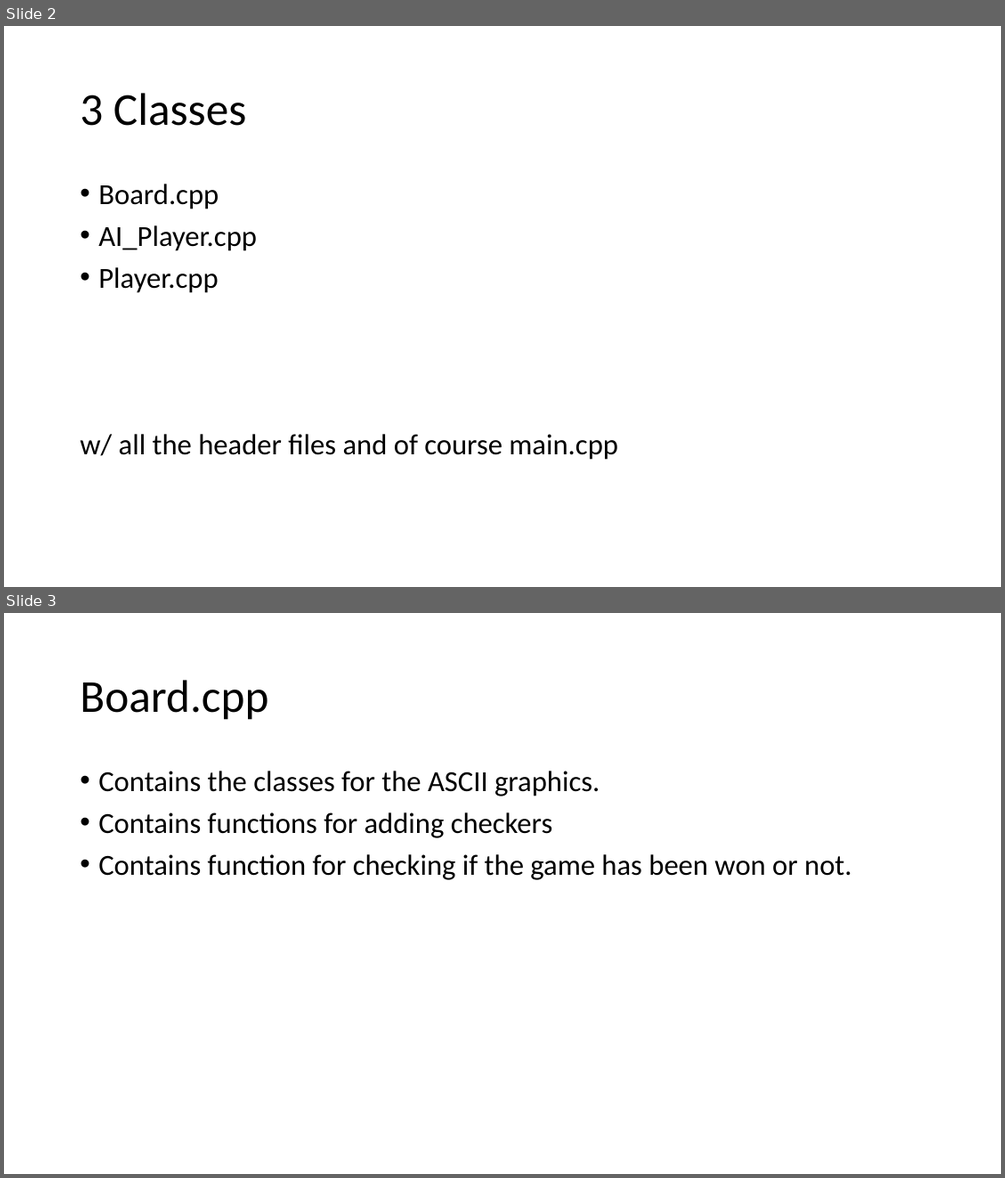
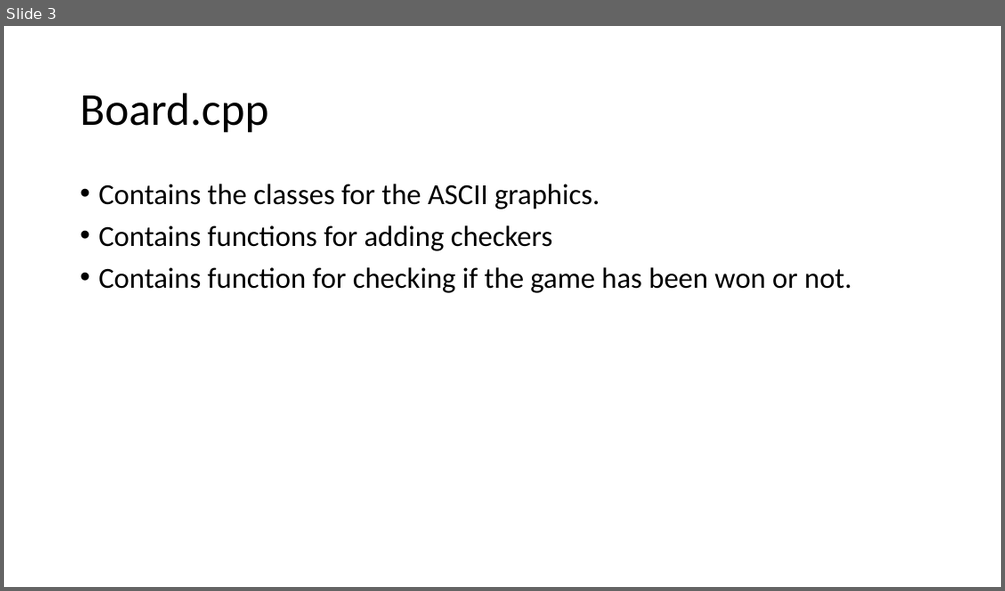
Before and after one commit to lizzyavery/EC327Project, a slide deck: doc/ProjectArchitecture.pptx. Shown one above the other, each under a label of ours: slides 2 and 3 before the commit, slide 3 after it. The pictures are 1005x1178 and 1005x591 pixels, drawn with LibreOffice and Linux fonts; fonts in the diff are those of the drawing. Boxes give left, top, right and bottom in pixels: in the first picture for what was removed or moved away, otherwise in the second. Text is boxed around its words. In the diff, an @@ line names an element or a change of style, - is before the commit and + after.

```diff
--- a/doc/ProjectArchitecture.pptx
+++ b/doc/ProjectArchitecture.pptx
@@ slide 2 removed at (4,26,1001,587), background #FFFFFF @@
@@ title removed at (80,93,246,126) @@
-3 Classes
@@ text removed at (80,184,618,459) @@
-• Board.cpp
-• AI_Player.cpp
-• Player.cpp
-w/ all the header files and of course main.cpp
```
Also in this commit, not shown: 2 slides changed, 1 slide added, 4 other files.
